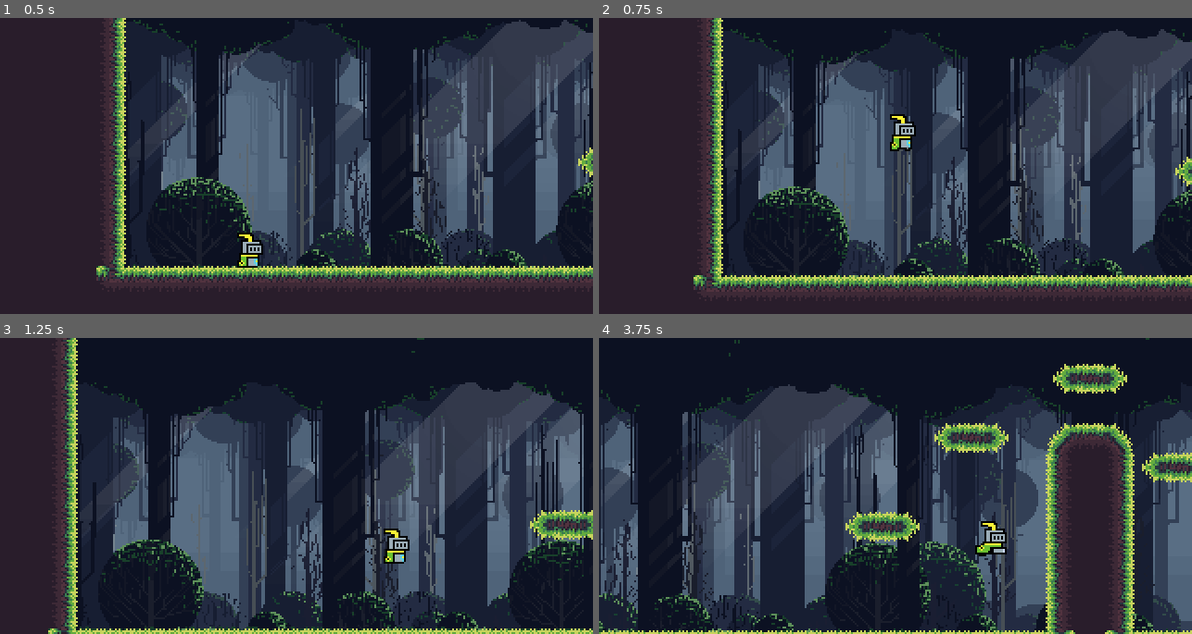
Above: before the commit, frames 1-4 (two rows, left to right).
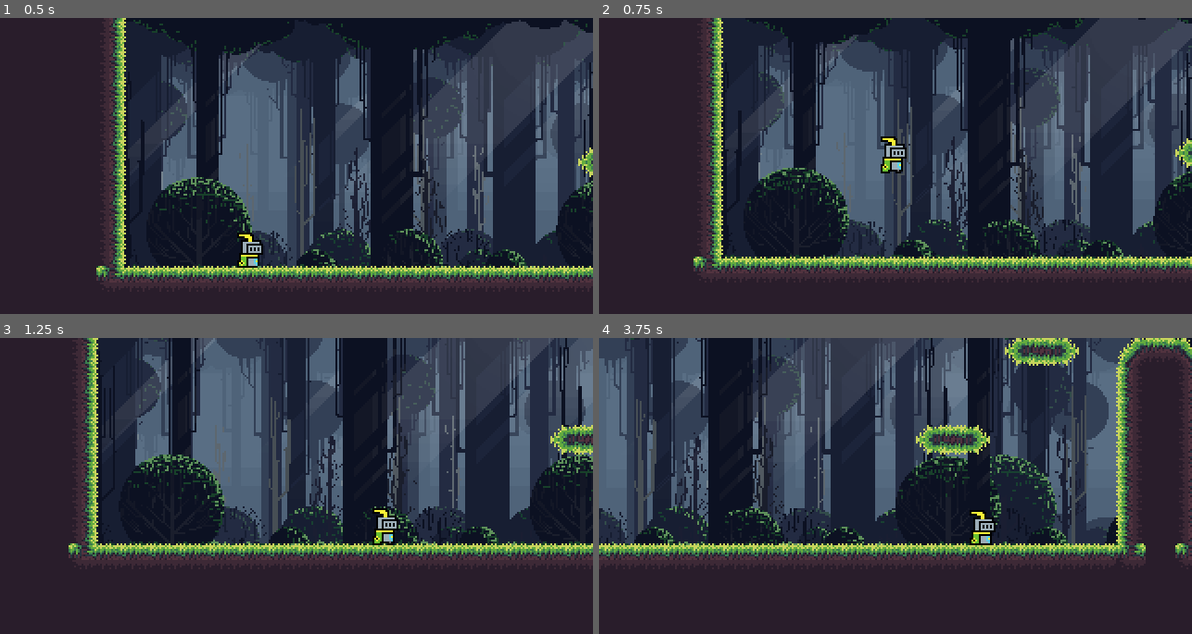
Above: after the commit, the same moments.

Repository: PArthur006/Dark-Tower-Knight
Game: Godot game, scene res://fase_1.tscn
The game is run twice, just before and just after one commit, with the same random seed, the same clock (stepped at 60 frames per second) and the same inputs.
Inputs:
- Up to frame 1 (0.5 s): no input
- Up to frame 2 (0.75 s): tap Enter (ui_accept) at 0.5 s; hold Right (ui_right) from 0.53 s (still down)
- Up to frame 3 (1.25 s): keep holding Right (ui_right); tap Enter (ui_accept) at 0.77 s
- Up to frame 4 (3.75 s): tap Enter (ui_accept) at 1.52, 3.02 s; release Right (ui_right) at 2.03 s; hold Left (ui_left) 2.03-2.78 s; hold Right (ui_right) from 2.78 s (still down)

Frame 1 is identical in both runs. In frame 2, 24% of the frame differs, in the area x 15-100%, y 0-93%; in frame 3, 61%; in frame 4, 67%, in the area x 0-100%, y 0-100%.

Commit message:
Alteração no pulo e velocidade
Pulo e velocidade alterados para melhor fluidez do personagem nos momentos de parkour.

Diff:
--- a/dark-tower-knight/scripts/player.gd
+++ b/dark-tower-knight/scripts/player.gd
@@ -1,8 +1,8 @@
 extends CharacterBody2D
 
 
-const SPEED = 150.0
-const JUMP_VELOCITY = -400.0
+const SPEED = 125.0
+const JUMP_VELOCITY = -300.0 #Pulo alterado de -400 para -300. Motivo: Pulo exagerado.
 
 @onready var animacao := $animacao as AnimatedSprite2D
 var jumping := false
